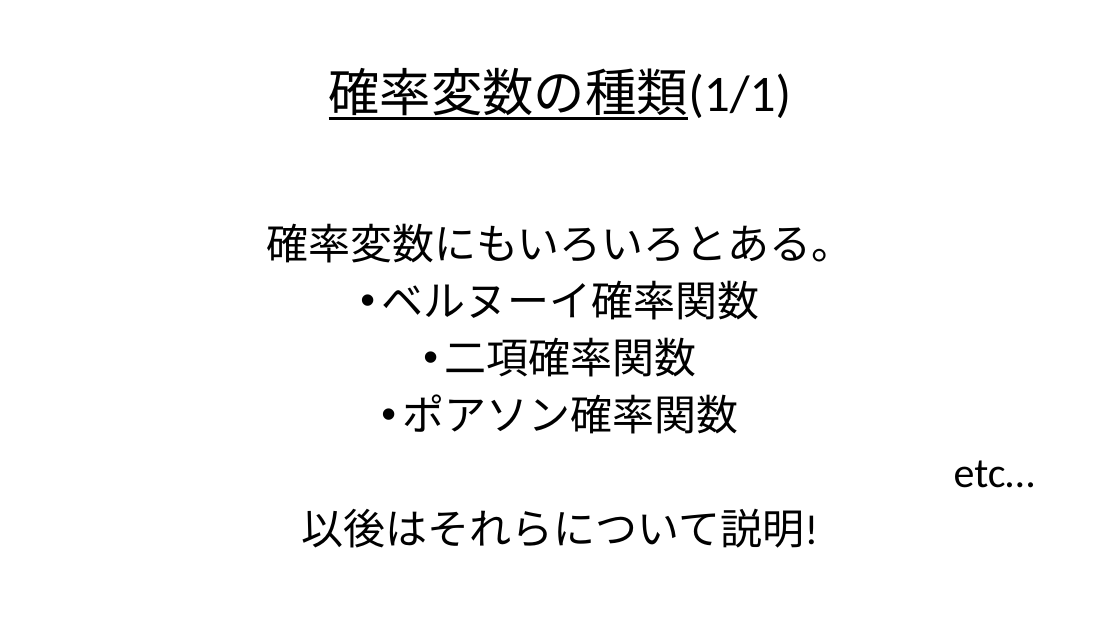
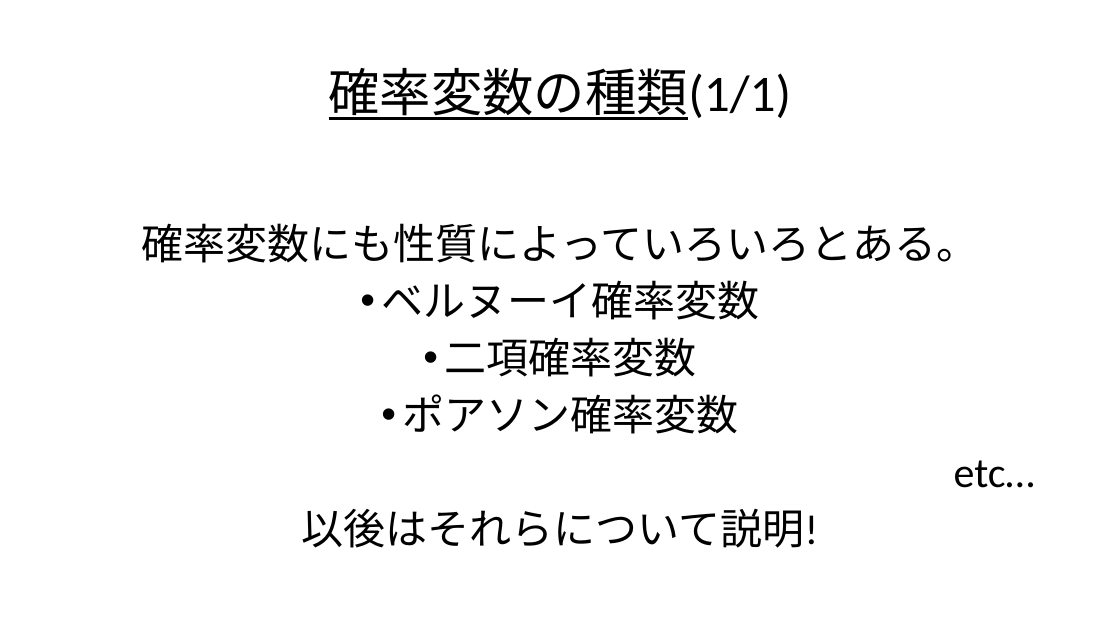
Before and after one commit to Ryo-KATAYAMA/Senior_Project, a slide deck: slide 36 of Chapter4.pptx (slide 27 before the commit). Drawn at 1120x630 pixels with LibreOffice and Linux fonts; fonts in the diff are those of the drawing. Boxes give left, top, right and bottom in pixels: in the first picture for what was removed or moved away, otherwise in the second. Text is boxed around its words. In the diff, an @@ line names an element or a change of style, - is before the commit and + after.

```diff
--- a/Chapter4.pptx
+++ b/Chapter4.pptx
@@ text at (x1=142, y1=223, x2=979, y2=434): text changed @@
-確率変数にもいろいろとある。
-• ベルヌーイ確率関数
-• 二項確率関数
-• ポアソン確率関数
+確率変数にも性質によっていろいろとある。
+• ベルヌーイ確率変数
+• 二項確率変数
+• ポアソン確率変数
```
Also in this commit, not shown: 20 other slides changed, 13 slides added, 1 slide removed.
